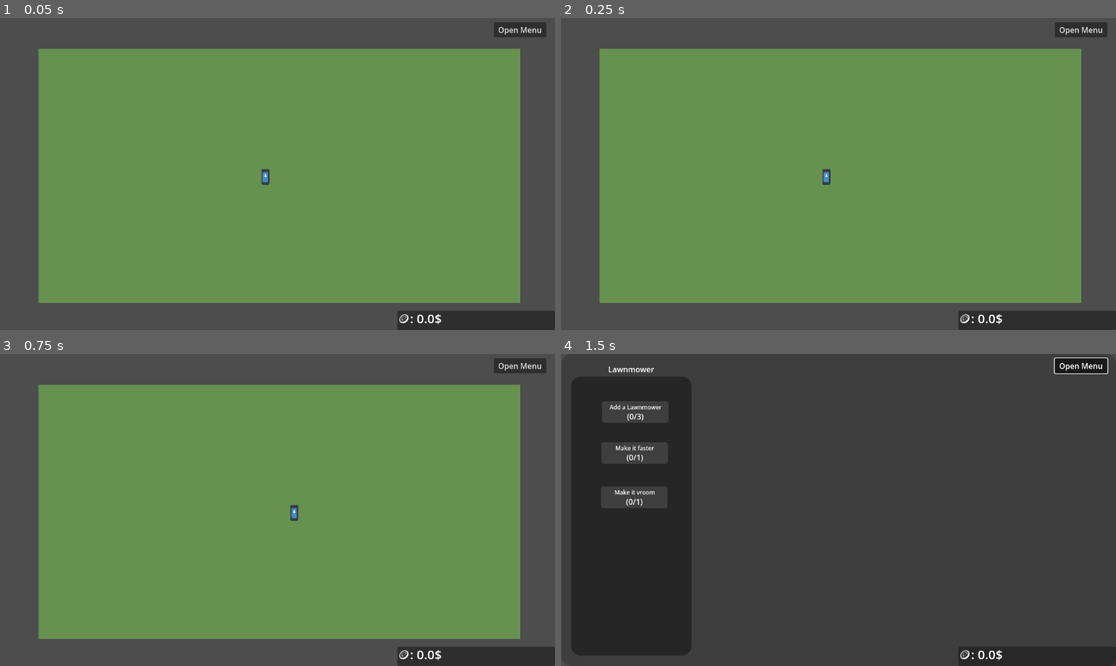
Above: before the commit, frames 1-4 (two rows, left to right).
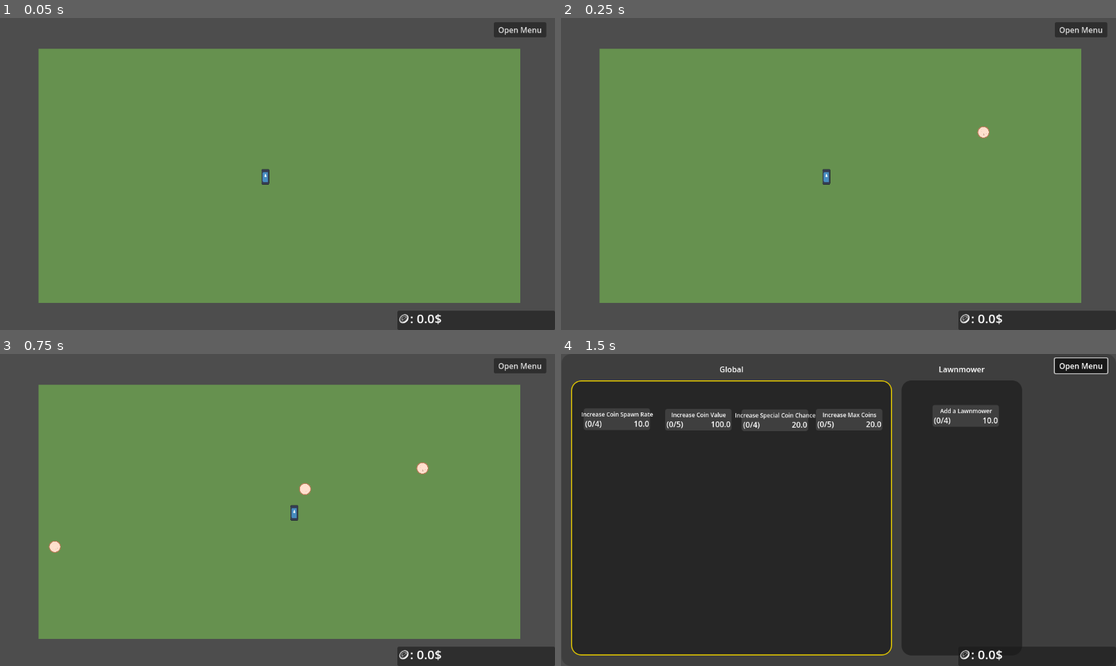
Above: after the commit, the same moments.

Repository: xelphyr/just-another-incremental-game
Game: Godot game, scene res://scenes/main.tscn
The game is run twice, just before and just after one commit, with the same random seed, the same clock (stepped at 60 frames per second) and the same inputs. The engine's default icon, where the game draws it, is replaced by a stand-in: a white triangle on a blue panel in a dark square.
Inputs:
- Up to frame 1 (0.05 s): no input
- Up to frame 2 (0.25 s): no input
- Up to frame 3 (0.75 s): tap Enter at 0.5 s; hold D (right) from 0.53 s (still down)
- Up to frame 4 (1.5 s): release D (right) at 1.25 s; click "Open Menu" at 1.25 s

Frame 1 is identical in both runs. In frame 2, less than 0.1% of the frame differs, in the area x 74-78%, y 34-39%; in frame 3, 0.2%; in frame 4, 4.6%, in the area x 1-79%, y 4-97%.

Commit message:
Created a new GlobalTool that upgrades the coin spawning rates and coin values, etc, cleaned up some of the UI stuff

Diff:
--- a/coin.gd
+++ b/coin.gd
@@ -3,6 +3,6 @@
 var value := 1
 
 func _on_body_entered(body):
-	if body.name == "Player":
+	if body.is_in_group("Collector"):
 		GameHandler.coin_collected(value)
 		queue_free()
--- a/coin_spawn.gd
+++ b/coin_spawn.gd
@@ -1,20 +1,27 @@
 extends Node2D
 
 var coin_scene = preload("res://scenes/coin.tscn")
-var MAX_COINS := 5
+var max_coins := 5
+var coin_value := 1
 var spawn_rect
 
 # Called every frame. 'delta' is the elapsed time since the previous frame.
+func on_update(stats: Dictionary) -> void:
+	$Timer.wait_time = 1/stats.coinSpawnRate
+	max_coins = stats.maxCoins
+	coin_value = stats.coinValue
+
 func _ready() -> void:
-	var shapes = $SpawnArea.get_children()
+	var shapes = get_children()
 	for shape in shapes:
 		if shape is CollisionShape2D:
 			spawn_rect = shape.shape.get_rect()
 			spawn_rect.position += shape.global_position
 
 func _on_timer_timeout() -> void:
-	if $Coins.get_children().size() < MAX_COINS:
+	if $Coins.get_children().size() < max_coins:
 		var coin = coin_scene.instantiate()
 		coin.position.x = randf_range(spawn_rect.position.x, spawn_rect.end.x)
 		coin.position.y = randf_range(spawn_rect.position.y, spawn_rect.end.y)
+		coin.value = coin_value
 		$Coins.add_child(coin)
--- a/game_handler.gd
+++ b/game_handler.gd
@@ -1,6 +1,6 @@
 extends Node
 
-var coins = 100000
+var coins = 0
 var tools = []
 
 signal coins_update(amt)
--- /dev/null
+++ b/global_upgrade_system.gd
@@ -0,0 +1,21 @@
+extends ToolUpgradeSystem
+
+var stats := {
+	"coinValue" = 1.0,
+	"coinSpawnRate" = 5.0,
+	"specialCoinChance" = 0.01,
+	"maxCoins" = 5
+}
+
+func send_upgrades(data: UpgradeNode) -> void:
+	if data:
+		match data.id:
+			10:
+				stats.coinValue = 1.0 + data.current_level
+			20:
+				stats.coinSpawnRate = 5.0 + data.current_level*2
+			30:
+				stats.specialCoinChance = 0.01 + data.current_level*0.005
+			40:
+				stats.maxCoins = 5 + data.current_level*3
+	get_tree().call_group("CoinSpawner", "on_update", stats)
--- /dev/null
+++ b/lawnmower.gd
@@ -0,0 +1,6 @@
+extends AnimatableBody2D
+
+var speed = 5;
+
+func _process(delta: float) -> void:
+	position.x += speed*delta
--- /dev/null
+++ b/lawnmower_spawner.gd
@@ -0,0 +1,21 @@
+extends Node2D
+
+@export var spawnpoints : Array[Node2D]= []
+var lawnmowerscene = preload("res://tools/lawnmower/Lawnmower.tscn")
+
+#Tool Properties
+var lawnmowerSpeed := 500
+var maxLawnmowers := 0
+
+func on_upgrade(upgrades:Dictionary) -> void:
+	lawnmowerSpeed = upgrades["lawnmowerSpeed"]
+	$SpawnTimer.wait_time = 1/upgrades["lawnmowerSpawnRate"]
+	maxLawnmowers = upgrades["maxLawnmowers"]
+
+func _on_spawn_timer_timeout() -> void:
+	if $Lawnmowers.get_child_count() < maxLawnmowers:
+		var rand_spawnpoint = spawnpoints[randi_range(0,4)]
+		var lawnmower = lawnmowerscene.instantiate()
+		lawnmower.position = rand_spawnpoint.position
+		lawnmower.speed = lawnmowerSpeed
+		$Lawnmowers.add_child(lawnmower, true)
--- /dev/null
+++ b/lawnmower_upgrade_system.gd
@@ -0,0 +1,26 @@
+extends ToolUpgradeSystem
+
+var stats: Dictionary = {
+	"lawnmowerSpeed" = 500,
+	"lawnmowerSpawnRate" = 0.2,
+	"maxLawnmowers" = 0
+}
+
+func send_upgrades(data: UpgradeNode) -> void:
+	if data:
+		match data.id:
+			0: #Add more lawnmowers
+				stats.maxLawnmowers = data.current_level * 3
+			1: #Increase Lawnmower Speed
+				stats.lawnmowerSpeed = 500 + data.current_level * 150
+			2: #Increase Lawnmower SpawnRate
+				match data.current_level:
+					0:
+						stats.lawnmowerSpawnRate = 0.2
+					1:
+						stats.lawnmowerSpawnRate = 0.5
+					2:
+						stats.lawnmowerSpawnRate = 1
+					var level:
+						stats.lawnmowerSpawnRate = 1 + 0.5*(level - 2)
+	get_tree().call_group("LawnmowerSpawner", "on_upgrade", stats)
--- /dev/null
+++ b/out_of_bounds.gd
@@ -0,0 +1,5 @@
+extends Area2D
+
+
+func _on_body_entered(body: Node2D) -> void:
+	body.queue_free()
--- a/project.godot
+++ b/project.godot
@@ -22,6 +22,12 @@
 [editor_plugins]
 
 enabled=PackedStringArray("res://addons/godot_super-wakatime/plugin.cfg")
+
+[global_group]
+
+Collector="Objects that can collect coins for the player"
+LawnmowerSpawner="Spawner of the Lawnmowers"
+CoinSpawner="Coin Spawner"
 
 [input]
 
--- a/scenes/UpgradeNode.tscn
+++ b/scenes/UpgradeNode.tscn
@@ -56,21 +56,34 @@
 offset_bottom = 21.0
 grow_horizontal = 2
 theme_override_font_sizes/font_size = 12
-text = "Add a Lawnmower"
+text = "Placeholder"
 
 [node name="Level" type="Label" parent="."]
 layout_mode = 1
-anchors_preset = 7
-anchor_left = 0.5
+anchors_preset = 2
 anchor_top = 1.0
-anchor_right = 0.5
 anchor_bottom = 1.0
-offset_left = -16.999996
+offset_left = 3.0
 offset_top = -24.999992
-offset_right = 18.000004
+offset_right = 38.0
 offset_bottom = -1.9999924
-grow_horizontal = 2
 grow_vertical = 0
-text = "(1/1)"
+text = "(x/x)"
+
+[node name="Cash" type="Label" parent="."]
+layout_mode = 1
+anchors_preset = 3
+anchor_left = 1.0
+anchor_top = 1.0
+anchor_right = 1.0
+anchor_bottom = 1.0
+offset_left = -36.999992
+offset_top = -24.999992
+offset_right = -1.9999847
+offset_bottom = -1.9999924
+grow_horizontal = 0
+grow_vertical = 0
+text = "0"
+horizontal_alignment = 2
 
 [connection signal="button_up" from="." to="." method="_on_button_up"]
--- a/scenes/field.tscn
+++ b/scenes/field.tscn
@@ -1,7 +1,7 @@
 [gd_scene load_steps=8 format=3 uid="uid://b3d3fmr2443ld"]
 
 [ext_resource type="Texture2D" uid="uid://c45q8w10lhpew" path="res://images/lightbrick.png" id="1_6pmjc"]
-[ext_resource type="Script" uid="uid://dpemmgceuf35y" path="res://coin_spawn.gd" id="1_ttalb"]
+[ext_resource type="Script" uid="uid://c6ls7ofewli3t" path="res://out_of_bounds.gd" id="3_lptdg"]
 
 [sub_resource type="WorldBoundaryShape2D" id="WorldBoundaryShape2D_6pmjc"]
 distance = -256.0
@@ -16,11 +16,11 @@
 [sub_resource type="WorldBoundaryShape2D" id="WorldBoundaryShape2D_7156t"]
 normal = Vector2(1, 0)
 
-[sub_resource type="RectangleShape2D" id="RectangleShape2D_lptdg"]
-size = Vector2(936, 472)
+[sub_resource type="WorldBoundaryShape2D" id="WorldBoundaryShape2D_pn4dk"]
+normal = Vector2(1, 0)
+distance = -624.0
 
 [node name="Field" type="StaticBody2D"]
-script = ExtResource("1_ttalb")
 
 [node name="Sprite2D" type="Sprite2D" parent="."]
 modulate = Color(0.39957, 0.57, 0.3078, 1)
@@ -47,13 +47,26 @@
 [node name="Timer" type="Timer" parent="."]
 autostart = true
 
-[node name="SpawnArea" type="Area2D" parent="."]
-position = Vector2(568, 336)
-
-[node name="CollisionShape2D" type="CollisionShape2D" parent="SpawnArea"]
-position = Vector2(12, -4)
-shape = SubResource("RectangleShape2D_lptdg")
-
 [node name="Coins" type="Node" parent="."]
 
+[node name="Area2D" type="Area2D" parent="."]
+position = Vector2(568, 336)
+script = ExtResource("3_lptdg")
+
+[node name="CollisionShape2D" type="CollisionShape2D" parent="Area2D"]
+shape = SubResource("WorldBoundaryShape2D_pn4dk")
+
+[node name="CollisionShape2D2" type="CollisionShape2D" parent="Area2D"]
+rotation = 1.5707964
+shape = SubResource("WorldBoundaryShape2D_pn4dk")
+
+[node name="CollisionShape2D3" type="CollisionShape2D" parent="Area2D"]
+rotation = 3.1415927
+shape = SubResource("WorldBoundaryShape2D_pn4dk")
+
+[node name="CollisionShape2D4" type="CollisionShape2D" parent="Area2D"]
+rotation = 4.712389
+shape = SubResource("WorldBoundaryShape2D_pn4dk")
+
 [connection signal="timeout" from="Timer" to="." method="_on_timer_timeout"]
+[connection signal="body_entered" from="Area2D" to="Area2D" method="_on_body_entered"]
--- a/scenes/main.tscn
+++ b/scenes/main.tscn
@@ -1,10 +1,15 @@
-[gd_scene load_steps=6 format=3 uid="uid://blxdey8reg28s"]
+[gd_scene load_steps=9 format=3 uid="uid://blxdey8reg28s"]
 
 [ext_resource type="PackedScene" uid="uid://b3d3fmr2443ld" path="res://scenes/field.tscn" id="1_0wfyh"]
 [ext_resource type="PackedScene" uid="uid://b33uuboqxhc1d" path="res://scenes/player.tscn" id="2_sugp2"]
 [ext_resource type="PackedScene" uid="uid://d251m6b0rfyfy" path="res://scenes/coin_ui.tscn" id="3_sugp2"]
 [ext_resource type="PackedScene" uid="uid://cp00mjrqlt1hc" path="res://scenes/tool_menu.tscn" id="4_tbgi4"]
 [ext_resource type="Script" uid="uid://c5kbp2omalgn5" path="res://tool_menu_open.gd" id="5_tefeu"]
+[ext_resource type="PackedScene" uid="uid://bo1yy3ahrq16v" path="res://tools/lawnmower/LawnmowerSpawner.tscn" id="6_tefeu"]
+[ext_resource type="Script" uid="uid://dpemmgceuf35y" path="res://coin_spawn.gd" id="7_o6xl0"]
+
+[sub_resource type="RectangleShape2D" id="RectangleShape2D_tipki"]
+size = Vector2(936, 472)
 
 [node name="Main" type="Node2D"]
 
@@ -36,4 +41,22 @@
 text = "Open Menu"
 script = ExtResource("5_tefeu")
 
+[node name="Tools" type="Node" parent="."]
+
+[node name="LawnmowerSpawner" parent="Tools" instance=ExtResource("6_tefeu")]
+
+[node name="SpawnArea" type="Area2D" parent="." groups=["CoinSpawner"]]
+position = Vector2(568, 336)
+script = ExtResource("7_o6xl0")
+
+[node name="CollisionShape2D" type="CollisionShape2D" parent="SpawnArea"]
+position = Vector2(12, -4)
+shape = SubResource("RectangleShape2D_tipki")
+
+[node name="Timer" type="Timer" parent="SpawnArea"]
+autostart = true
+
+[node name="Coins" type="Node" parent="SpawnArea"]
+
 [connection signal="toggled" from="CanvasLayer/Button" to="CanvasLayer/Button" method="_on_toggled"]
+[connection signal="timeout" from="SpawnArea/Timer" to="SpawnArea" method="_on_timer_timeout"]
--- a/scenes/player.tscn
+++ b/scenes/player.tscn
@@ -5,7 +5,7 @@
 
 [sub_resource type="CapsuleShape2D" id="CapsuleShape2D_g2els"]
 
-[node name="Player" type="CharacterBody2D"]
+[node name="Player" type="CharacterBody2D" groups=["Collector"]]
 script = ExtResource("1_g2els")
 
 [node name="Sprite2D" type="Sprite2D" parent="."]
--- a/scenes/tool_menu.tscn
+++ b/scenes/tool_menu.tscn
@@ -1,6 +1,7 @@
-[gd_scene load_steps=4 format=3 uid="uid://cp00mjrqlt1hc"]
+[gd_scene load_steps=5 format=3 uid="uid://cp00mjrqlt1hc"]
 
 [ext_resource type="PackedScene" uid="uid://2ssxgm6aj5fj" path="res://tools/lawnmower/LawnmowerUpgrade.tscn" id="1_cyl6b"]
+[ext_resource type="PackedScene" uid="uid://cv8xuc1dkwncd" path="res://tools/global/GlobalUpgrade.tscn" id="1_phyfm"]
 
 [sub_resource type="StyleBoxFlat" id="StyleBoxFlat_phyfm"]
 bg_color = Color(0.24477652, 0.24477637, 0.24477637, 1)
@@ -29,12 +30,22 @@
 theme_override_constants/margin_right = 20
 theme_override_constants/margin_bottom = 20
 
-[node name="HBoxContainer" type="HBoxContainer" parent="MarginContainer"]
+[node name="ScrollContainer" type="ScrollContainer" parent="MarginContainer"]
+layout_mode = 2
+vertical_scroll_mode = 0
+
+[node name="HBoxContainer" type="HBoxContainer" parent="MarginContainer/ScrollContainer"]
 custom_minimum_size = Vector2(100, 100)
 layout_mode = 2
+size_flags_horizontal = 2
+size_flags_vertical = 3
 theme = SubResource("Theme_37eju")
+theme_override_constants/separation = 20
 
-[node name="LawnmowerUpgrade" parent="MarginContainer/HBoxContainer" instance=ExtResource("1_cyl6b")]
+[node name="GlobalUpgrade" parent="MarginContainer/ScrollContainer/HBoxContainer" instance=ExtResource("1_phyfm")]
+layout_mode = 2
+
+[node name="LawnmowerUpgrade" parent="MarginContainer/ScrollContainer/HBoxContainer" instance=ExtResource("1_cyl6b")]
 custom_minimum_size = Vector2(250, 100)
 layout_mode = 2
 size_flags_horizontal = 2
--- a/tool_upgrade_system.gd
+++ b/tool_upgrade_system.gd
@@ -2,9 +2,6 @@
 class_name ToolUpgradeSystem
 
 @export var nodes: Array[UpgradeNode] = []
-
-
-
 
 # Called when the node enters the scene tree for the first time.
 func _ready() -> void:
@@ -52,3 +49,7 @@
 	for node in nodes_to_unlock:
 		node.disabled = false
 		node.visible = true
+	send_upgrades(data)
+
+func send_upgrades(data: UpgradeNode) -> void:
+	pass
--- /dev/null
+++ b/tools/global/GlobalUpgrade.tscn
@@ -0,0 +1,107 @@
+[gd_scene load_steps=4 format=3 uid="uid://cv8xuc1dkwncd"]
+
+[ext_resource type="Script" uid="uid://1cics4j1sdn0" path="res://global_upgrade_system.gd" id="1_1fhnq"]
+[ext_resource type="PackedScene" uid="uid://beq1ttb4x6oob" path="res://scenes/UpgradeNode.tscn" id="2_k8gnq"]
+
+[sub_resource type="StyleBoxFlat" id="StyleBoxFlat_utfbk"]
+bg_color = Color(0.147672, 0.147672, 0.147672, 1)
+border_width_left = 2
+border_width_top = 2
+border_width_right = 2
+border_width_bottom = 2
+border_color = Color(0.9117189, 0.80342776, 0, 1)
+corner_radius_top_left = 20
+corner_radius_top_right = 20
+corner_radius_bottom_right = 20
+corner_radius_bottom_left = 20
+
+[node name="GlobalUpgrade" type="VSplitContainer" node_paths=PackedStringArray("nodes")]
+custom_minimum_size = Vector2(666, 0)
+offset_right = 666.0
+offset_bottom = 648.0
+script = ExtResource("1_1fhnq")
+nodes = [NodePath("Tree/UpgradeNode"), NodePath("Tree/UpgradeNode2"), NodePath("Tree/UpgradeNode3")]
+
+[node name="Label" type="Label" parent="."]
+layout_mode = 2
+size_flags_vertical = 0
+text = "Global"
+horizontal_alignment = 1
+
+[node name="Tree" type="Panel" parent="."]
+layout_mode = 2
+size_flags_vertical = 3
+theme_override_styles/panel = SubResource("StyleBoxFlat_utfbk")
+
+[node name="UpgradeNode" parent="Tree" instance=ExtResource("2_k8gnq")]
+z_index = 1
+layout_mode = 1
+anchors_preset = 5
+anchor_left = 0.5
+anchor_right = 0.5
+anchor_bottom = 0.0
+offset_left = -307.0
+offset_top = 58.0
+offset_right = -169.0
+offset_bottom = 103.0
+grow_horizontal = 2
+id = 10
+title = "Increase Coin Spawn Rate"
+max_level = 4
+base_cost = 10.0
+
+[node name="UpgradeNode2" parent="Tree" instance=ExtResource("2_k8gnq")]
+z_index = 1
+layout_mode = 1
+anchors_preset = 5
+anchor_left = 0.5
+anchor_right = 0.5
+anchor_bottom = 0.0
+offset_left = -138.0
+offset_top = 59.0
+offset_right = 0.0
+offset_bottom = 104.0
+grow_horizontal = 2
+id = 20
+title = "Increase Coin Value"
+max_level = 5
+base_cost = 100.0
+
+[node name="UpgradeNode3" parent="Tree" instance=ExtResource("2_k8gnq")]
+z_index = 1
+layout_mode = 1
+anchors_preset = 5
+anchor_left = 0.5
+anchor_right = 0.5
+anchor_bottom = 0.0
+offset_left = 21.0
+offset_top = 60.0
+offset_right = 159.0
+offset_bottom = 105.0
+grow_horizontal = 2
+id = 30
+title = "Increase Special Coin Chance"
+max_level = 4
+base_cost = 20.0
+
+[node name="UpgradeNode4" parent="Tree" instance=ExtResource("2_k8gnq")]
+z_index = 1
+layout_mode = 1
+anchors_preset = 5
+anchor_left = 0.5
+anchor_right = 0.5
+anchor_bottom = 0.0
+offset_left = 175.0
+offset_top = 59.0
+offset_right = 313.0
+offset_bottom = 104.0
+grow_horizontal = 2
+id = 40
+title = "Increase Max Coins"
+max_level = 5
+base_cost = 20.0
+
+[connection signal="on_purchase" from="Tree/UpgradeNode" to="." method="_recalculate_upgrade_tree"]
+[connection signal="on_purchase" from="Tree/UpgradeNode2" to="." method="_recalculate_upgrade_tree"]
+[connection signal="on_purchase" from="Tree/UpgradeNode3" to="." method="_recalculate_upgrade_tree"]
+[connection signal="on_purchase" from="Tree/UpgradeNode4" to="." method="_recalculate_upgrade_tree"]
--- /dev/null
+++ b/tools/lawnmower/Lawnmower.tscn
@@ -0,0 +1,19 @@
+[gd_scene load_steps=4 format=3 uid="uid://d2r5eir1buggw"]
+
+[ext_resource type="Script" uid="uid://bqk53x5knt04c" path="res://lawnmower.gd" id="1_1evmc"]
+[ext_resource type="Texture2D" uid="uid://dto6mxgrmhq44" path="res://images/Lawnmower.png" id="1_xejlx"]
+
+[sub_resource type="CapsuleShape2D" id="CapsuleShape2D_1evmc"]
+radius = 25.0
+height = 96.0
+
+[node name="Lawnmower" type="AnimatableBody2D" groups=["Collector"]]
+script = ExtResource("1_1evmc")
+
+[node name="CollisionShape2D" type="CollisionShape2D" parent="."]
+position = Vector2(3, 0)
+rotation = 1.5707964
+shape = SubResource("CapsuleShape2D_1evmc")
+
+[node name="Sprite2D" type="Sprite2D" parent="."]
+texture = ExtResource("1_xejlx")
--- a/tools/lawnmower/LawnmowerSpawner.tscn
+++ b/tools/lawnmower/LawnmowerSpawner.tscn
@@ -1,3 +1,29 @@
-[gd_scene format=3 uid="uid://bo1yy3ahrq16v"]
+[gd_scene load_steps=2 format=3 uid="uid://bo1yy3ahrq16v"]
 
-[node name="LawnmowerSpawner" type="Node2D"]
+[ext_resource type="Script" uid="uid://bjfytp6oo2orw" path="res://lawnmower_spawner.gd" id="1_eun7h"]
+
+[node name="LawnmowerSpawner" type="Node2D" node_paths=PackedStringArray("spawnpoints") groups=["LawnmowerSpawner"]]
+script = ExtResource("1_eun7h")
+spawnpoints = [NodePath("SpawnPoint1"), NodePath("SpawnPoint2"), NodePath("SpawnPoint3"), NodePath("SpawnPoint4"), NodePath("SpawnPoint5")]
+
+[node name="SpawnPoint1" type="Node2D" parent="."]
+position = Vector2(14, 104)
+
+[node name="SpawnPoint2" type="Node2D" parent="."]
+position = Vector2(12, 196)
+
+[node name="SpawnPoint3" type="Node2D" parent="."]
+position = Vector2(10, 298)
+
+[node name="SpawnPoint4" type="Node2D" parent="."]
+position = Vector2(9, 396)
+
+[node name="SpawnPoint5" type="Node2D" parent="."]
+position = Vector2(13, 523)
+
+[node name="SpawnTimer" type="Timer" parent="."]
+autostart = true
+
+[node name="Lawnmowers" type="Node" parent="."]
+
+[connection signal="timeout" from="SpawnTimer" to="." method="_on_spawn_timer_timeout"]
--- a/tools/lawnmower/LawnmowerUpgrade.tscn
+++ b/tools/lawnmower/LawnmowerUpgrade.tscn
@@ -1,5 +1,6 @@
-[gd_scene load_steps=3 format=3 uid="uid://2ssxgm6aj5fj"]
+[gd_scene load_steps=4 format=3 uid="uid://2ssxgm6aj5fj"]
 
+[ext_resource type="Script" uid="uid://cvfj35d6pycgy" path="res://lawnmower_upgrade_system.gd" id="1_0kemt"]
 [ext_resource type="PackedScene" uid="uid://beq1ttb4x6oob" path="res://scenes/UpgradeNode.tscn" id="1_ombev"]
 
 [sub_resource type="StyleBoxFlat" id="StyleBoxFlat_utfbk"]
@@ -9,11 +10,13 @@
 corner_radius_bottom_right = 20
 corner_radius_bottom_left = 20
 
-[node name="LawnmowerUpgrade" type="VBoxContainer"]
+[node name="LawnmowerUpgrade" type="VSplitContainer" node_paths=PackedStringArray("nodes")]
 offset_right = 317.0
 offset_bottom = 648.0
 grow_horizontal = 2
 grow_vertical = 2
+script = ExtResource("1_0kemt")
+nodes = [NodePath("Tree/UpgradeNode"), NodePath("Tree/UpgradeNode2"), NodePath("Tree/UpgradeNode3")]
 
 [node name="Label" type="Label" parent="."]
 layout_mode = 2
@@ -27,6 +30,7 @@
 theme_override_styles/panel = SubResource("StyleBoxFlat_utfbk")
 
 [node name="UpgradeNode" parent="Tree" instance=ExtResource("1_ombev")]
+z_index = 1
 layout_mode = 1
 anchor_left = 0.5
 anchor_right = 0.5
@@ -38,10 +42,11 @@
 grow_horizontal = 2
 grow_vertical = 2
 title = "Add a Lawnmower"
-max_level = 3
+max_level = 4
 base_cost = 10.0
 
 [node name="UpgradeNode2" parent="Tree" instance=ExtResource("1_ombev")]
+z_index = 1
 layout_mode = 1
 anchor_left = 0.5
 anchor_right = 0.5
@@ -54,6 +59,7 @@
 grow_vertical = 2
 id = 1
 title = "Make it faster"
+max_level = 5
 base_cost = 100.0
 reveal_when = {
 0: 1
@@ -62,7 +68,20 @@
 0: 2
 }
 
+[node name="ColorRect" type="ColorRect" parent="Tree/UpgradeNode2"]
+z_index = -1
+layout_mode = 1
+anchors_preset = -1
+anchor_left = 0.5
+anchor_right = 0.5
+offset_left = -1.0
+offset_top = -44.5
+offset_right = 1.0
+offset_bottom = 8.5
+grow_horizontal = 2
+
 [node name="UpgradeNode3" parent="Tree" instance=ExtResource("1_ombev")]
+z_index = 1
 layout_mode = 1
 anchor_left = 0.5
 anchor_right = 0.5
@@ -73,7 +92,9 @@
 offset_bottom = 272.5
 grow_horizontal = 2
 grow_vertical = 2
-title = "Make it vroom"
+id = 2
+title = "Make spawn faster"
+max_level = 6
 base_cost = 20.0
 reveal_when = {
 1: 1
@@ -82,6 +103,18 @@
 1: 2
 }
 
+[node name="ColorRect2" type="ColorRect" parent="Tree/UpgradeNode3"]
+z_index = -1
+layout_mode = 1
+anchors_preset = -1
+anchor_left = 0.5
+anchor_right = 0.5
+offset_left = -1.0
+offset_top = -50.5
+offset_right = 1.0
+offset_bottom = 2.5
+grow_horizontal = 2
+
 [connection signal="on_purchase" from="Tree/UpgradeNode" to="." method="_recalculate_upgrade_tree"]
 [connection signal="on_purchase" from="Tree/UpgradeNode2" to="." method="_recalculate_upgrade_tree"]
 [connection signal="on_purchase" from="Tree/UpgradeNode3" to="." method="_recalculate_upgrade_tree"]
--- a/upgrades/upgrade_node.gd
+++ b/upgrades/upgrade_node.gd
@@ -20,6 +20,7 @@
 func _ready() -> void:
 	$Name.text = title
 	$Level.text = "(%d/%d)" % [current_level, max_level]
+	$Cash.text = str(cost_at(current_level))
 
 func cost_at(level: int) -> float:
 	if cost_type == "exp":
@@ -32,4 +33,5 @@
 	if current_level < max_level and GameHandler.purchase(cost_at(current_level)):
 		current_level += 1
 		$Level.text = "(%d/%d)" % [current_level, max_level]
+		$Cash.text = str(cost_at(current_level))
 		emit_signal("on_purchase", self)
Not shown, added: global_upgrade_system.gd.uid
Binary file added: images/Lawnmower.png
Not shown, added: images/Lawnmower.png.import
Not shown, added: lawnmower.gd.uid
Not shown, added: lawnmower_spawner.gd.uid
Not shown, added: lawnmower_upgrade_system.gd.uid
Not shown, added: out_of_bounds.gd.uid
